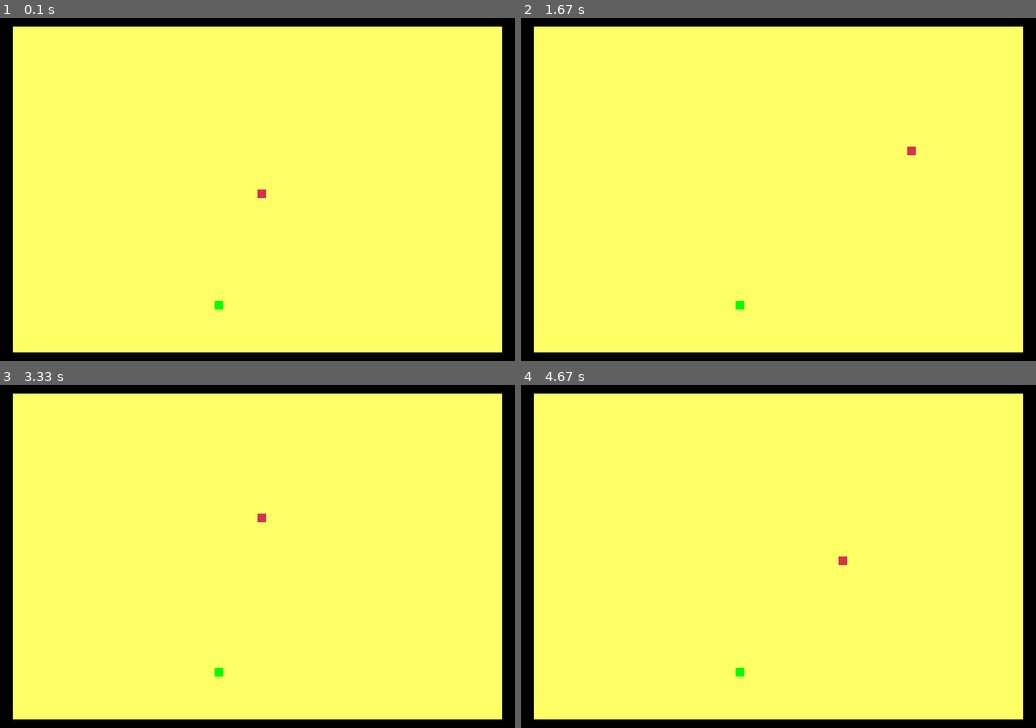
Above: before the commit, frames 1-4 (two rows, left to right).
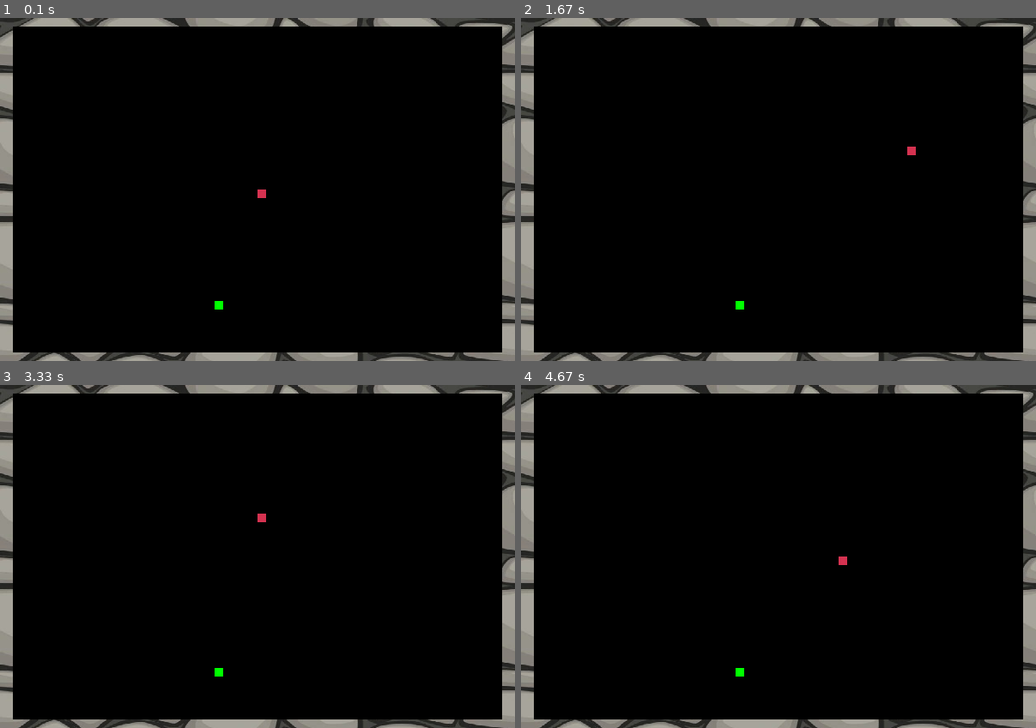
Above: after the commit, the same moments.

Repository: samara-c/snake_modificado_pygame
Game: pygame game, started from snake.py
Two runs of this game, one before a commit and one after it. Both use one fixed random seed, a clock stepped at 60 frames per second and the inputs below.
Inputs:
- Up to frame 1 (0.1 s): no input
- Up to frame 2 (1.67 s): hold Right 0.33-0.8 s; hold Up 0.83-1.13 s; hold Right 1.17-1.63 s
- Up to frame 3 (3.33 s): hold Left 1.67-2.2 s; hold Down 2.23-2.53 s; hold Left 2.57-2.97 s; hold Up from 3 s (still down)
- Up to frame 4 (4.67 s): release Up at 3.37 s; hold Right 3.4-4.03 s; hold Down 4.07-4.43 s; hold Left from 4.47 s (still down)

The runs differ from the first frame. In frame 1, 100% of the frame differs, in the area x 0-100%, y 0-100%; in frame 2, 100%; in frame 3, 100%; in frame 4, 100%.

Commit message:
sistema de pontos modificado

Diff:
--- a/snake.py
+++ b/snake.py
@@ -32,6 +32,13 @@
 font_style = pygame.font.SysFont("bahnschrift", 25)
 score_font = pygame.font.SysFont("arial", 25)
 
+path_fundo = "chao.jpg"
+fundo = pygame.image.load(path_fundo).convert_alpha()
+fundo = pygame.transform.scale(fundo, (600, 400))
+
+def monta_fundo():
+    dis.blit(fundo, (0,0))
+
 
 
 
@@ -53,7 +60,7 @@
     dis.blit(mesg, (230, 150))
 
 def desenha_ret (tam_ret_x, tam_ret_y, pos_x, pos_y):
-    rect = pygame.draw.rect(dis, yellow, (pos_x, pos_y, tam_ret_x, tam_ret_y))
+    rect = pygame.draw.rect(dis, black, (pos_x, pos_y, tam_ret_x, tam_ret_y))
 
 
 
@@ -88,6 +95,9 @@
 
     contador = 5
 
+    pontos = 0
+    multiplicador = 1
+
 
 
 
@@ -103,14 +113,14 @@
     foodx = round(random.randrange(0, tam_ret_x - snake_block - 5) / 10.0) * 10.0
     foody = round(random.randrange(0, tam_ret_y - snake_block - 5) / 10.0) * 10.0
 
-    temporizador = 60
+    temporizador = 180
 
     while not game_over:
 
         while game_close == True:
             dis.fill(black)
             message("Voce perdeu!", red)
-            Your_score(Length_of_snake - 1)
+            Your_score(pontos*multiplicador)
             pygame.display.update()
 
             for event in pygame.event.get():
@@ -140,6 +150,7 @@
             if event.type == CLOCKTICK:
                 temporizador-=1
                 contador -=1
+                pontos +=1
                 if contador == 0:
                     tam_ret_x-=15
                     tam_ret_y-=10
@@ -163,7 +174,7 @@
 
         x1 += x1_change
         y1 += y1_change
-        dis.fill(black)
+        monta_fundo()
         desenha_ret(tam_ret_x, tam_ret_y, pos_x, pos_y)
         pygame.draw.rect(dis, green, [foodx, foody, snake_block, snake_block])
         snake_Head = []
@@ -190,6 +201,7 @@
             foody = round(random.randrange(0, tam_ret_y) / 10.0) * 10.0
             Length_of_snake += 1
             contador+=2
+            multiplicador+=1
 
 
 
Binary file added: chao.jpg
